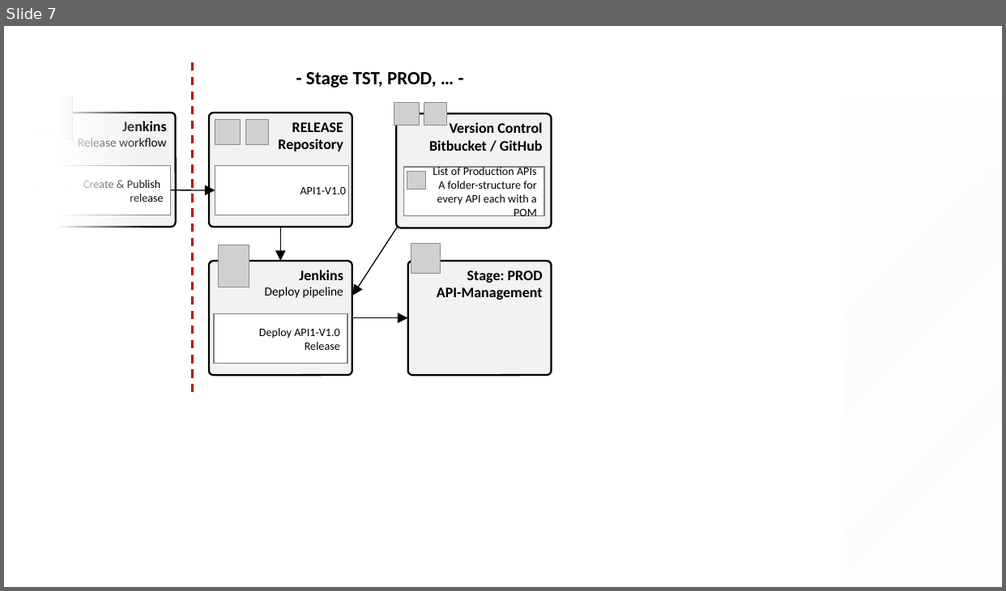
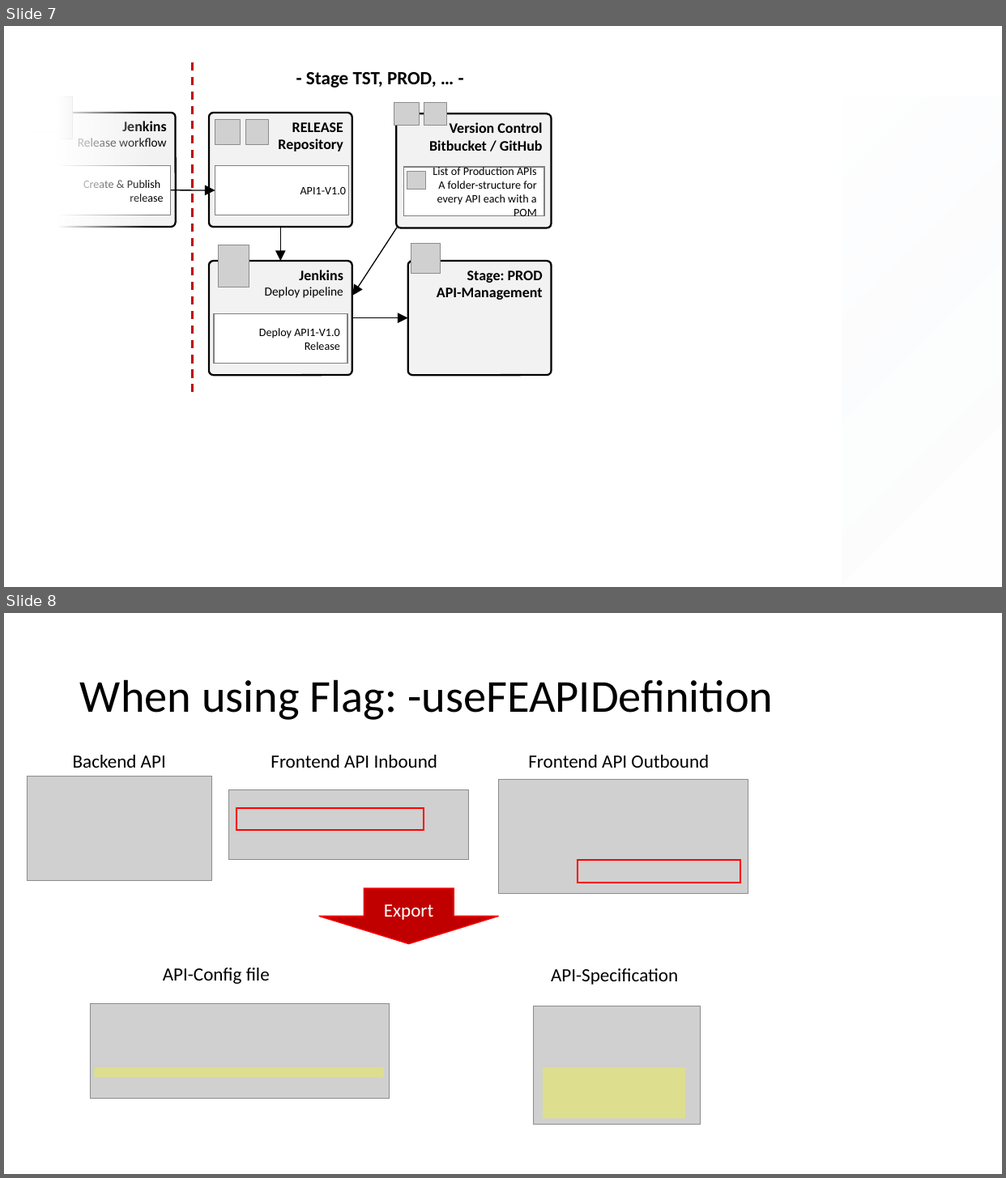
Before and after one commit to Axway-API-Management-Plus/apim-cli, a slide deck: misc/documentation/Images.pptx. Shown one above the other, each under a label of ours: slide 7 before the commit, slides 7 and 8 after it. The pictures are 1006x591 and 1006x1178 pixels, drawn with LibreOffice and Linux fonts; fonts in the diff are those of the drawing; grey boxes stand for pictures; background and template pictures are left out. Boxes give left, top, right and bottom in pixels: in the first picture for what was removed or moved away, otherwise in the second. Text is boxed around its words. In the diff, an @@ line names an element or a change of style, - is before the commit and + after.

Commit message:
Documentation for flag useFEAPIDefinition behavior

```diff
--- a/misc/documentation/Images.pptx
+++ b/misc/documentation/Images.pptx
@@ slide 8 added at box(4, 613, 1002, 1174), background #FFFFFF @@
@@ title added at box(80, 679, 773, 720), 44 pt, text #000000 @@
+When using Flag: -useFEAPIDefinition
@@ text added at box(73, 755, 166, 768), 18 pt, text #000000 @@
+Backend API
@@ text added at box(270, 755, 438, 768), 18 pt, text #000000 @@
+Frontend API Inbound
@@ text added at box(528, 755, 709, 768), 18 pt, text #000000 @@
+Frontend API Outbound
@@ picture added at box(27, 776, 211, 881) @@
@@ picture added at box(499, 780, 749, 894) @@
@@ picture added at box(228, 790, 469, 860) @@
@@ rectangle added at box(236, 808, 424, 830), outline #FF0000 1.5 pt @@
@@ rectangle added at box(577, 860, 740, 884), outline #FF0000 1.5 pt @@
@@ down arrow added at box(319, 888, 499, 944), fill #C00000, outline #FF0000 1 pt, 18 pt, text #FFFFFF @@
+Export
@@ text added at box(163, 968, 270, 984), 18 pt, text #000000 @@
+API-Config file
@@ text added at box(551, 969, 678, 985), 18 pt, text #000000 @@
+API-Specification
@@ picture added at box(90, 1003, 390, 1099) @@
@@ picture added at box(533, 1006, 701, 1124) @@
@@ rectangle added at box(95, 1068, 385, 1078), fill #FFFF00 at 31% opacity @@
@@ rectangle added at box(543, 1068, 686, 1119), fill #FFFF00 at 31% opacity @@
```
Also in this commit, not shown: 1 other file.
